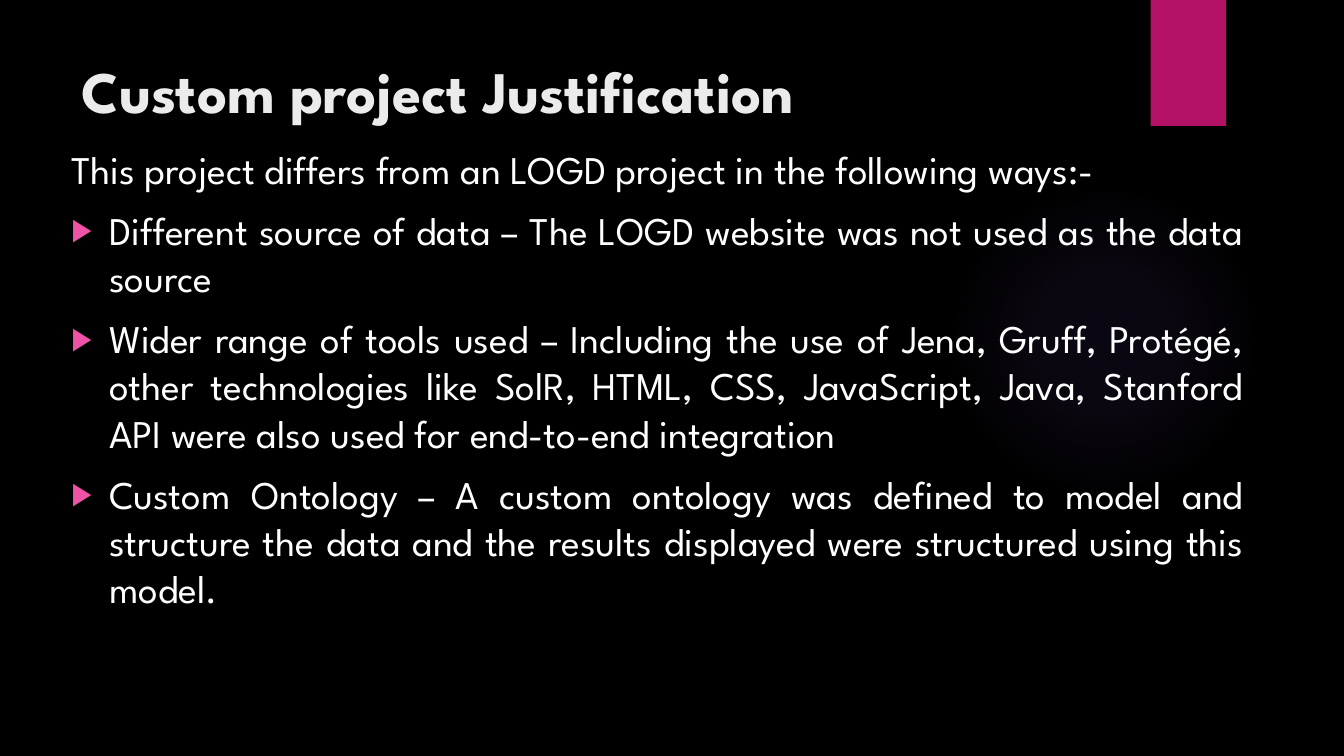
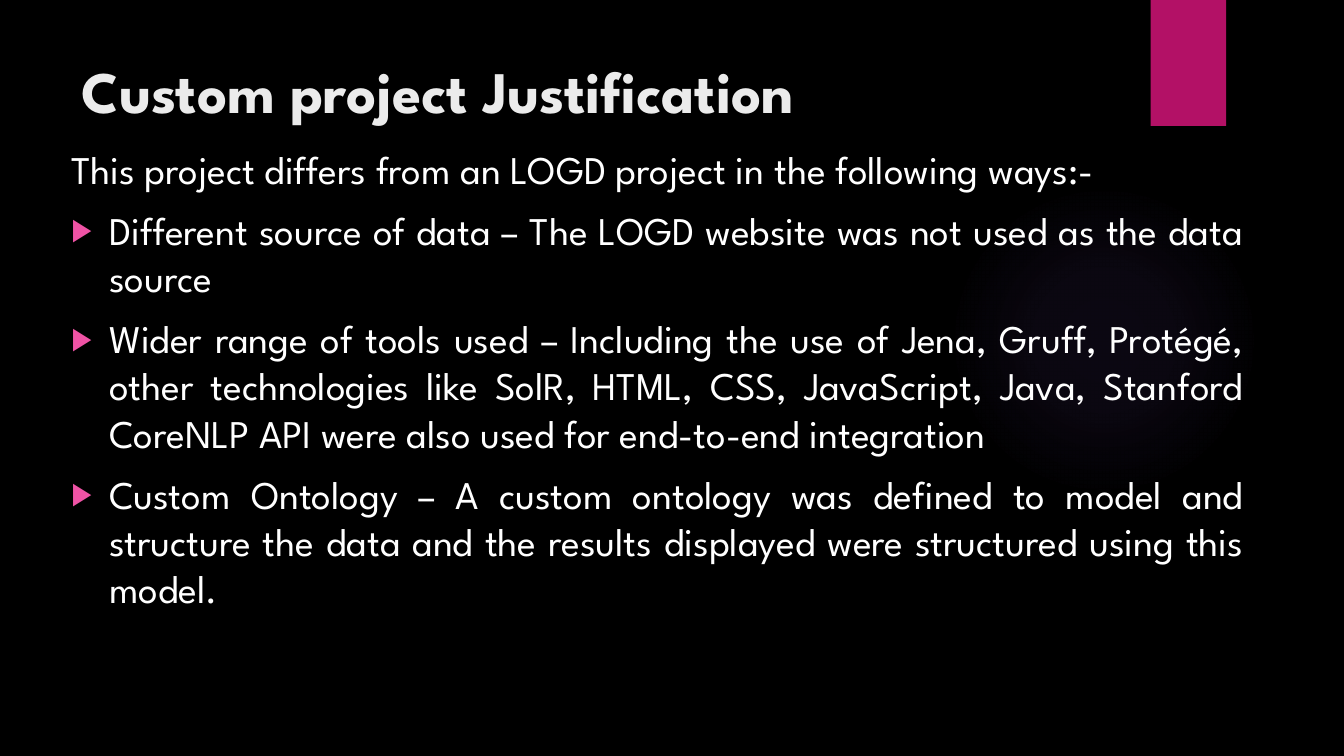
Before and after one commit to ekalgolas/Relation-extraction-using-Semantic-Web, a slide deck: slide 15 of documentation/Relation extraction using semantic web technologies.pptx. Drawn at 1344x756 pixels with LibreOffice and Linux fonts; fonts in the diff are those of the drawing; background and template pictures are left out. Boxes give left, top, right and bottom in pixels: in the first picture for what was removed or moved away, otherwise in the second. Text is boxed around its words. In the diff, an @@ line names an element or a change of style, - is before the commit and + after.

```diff
--- a/documentation/Relation extraction using semantic web technologies.pptx
+++ b/documentation/Relation extraction using semantic web technologies.pptx
@@ text at bbox=[109, 325, 1244, 457]: text changed @@
-▶ Wider range of tools used – Including the use of Jena, Gruff, Protégé, other technologies like SolR, HTML, CSS, JavaScript, Java, Stanford API were also used for end-to-end integration
+▶ Wider range of tools used – Including the use of Jena, Gruff, Protégé, other technologies like SolR, HTML, CSS, JavaScript, Java, Stanford CoreNLP API were also used for end-to-end integration
```
Also in this commit, not shown: 7 other slides changed.
